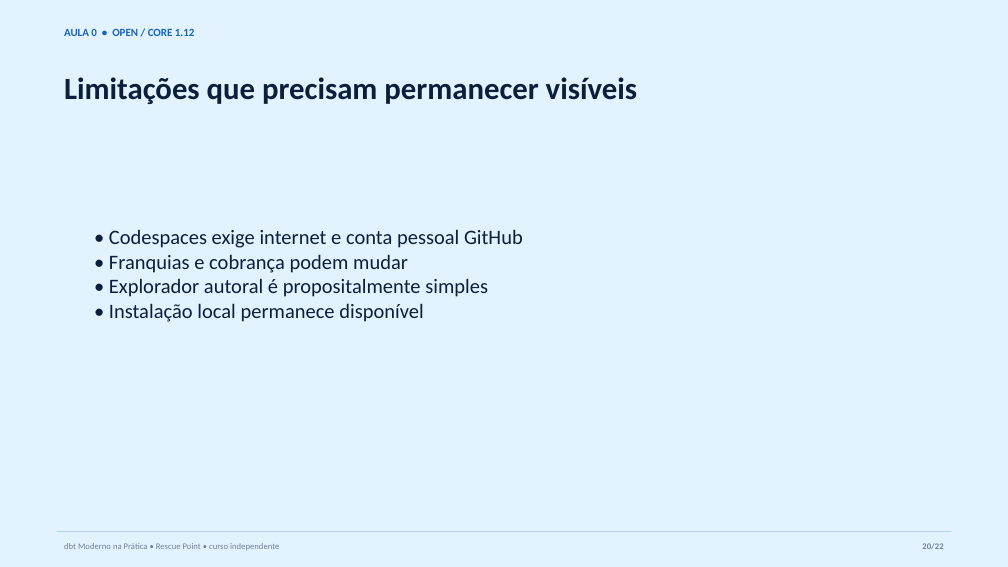
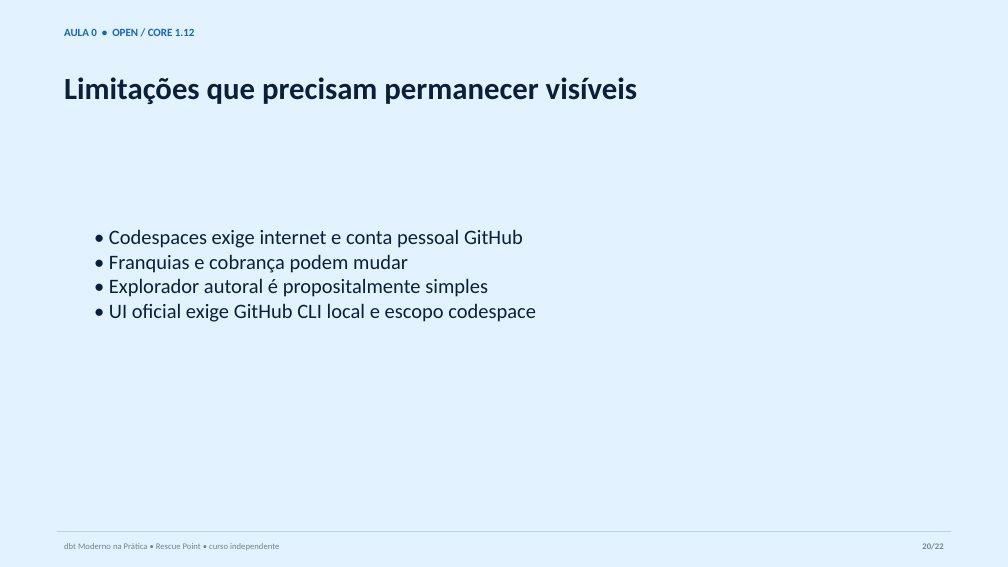
Before and after one commit to AnselmoBorges/dbt-moderno-na-pratica, a slide deck: slide 20 of assets/decks/aula-00-ambiente.pptx. Drawn at 1008x567 pixels with LibreOffice and Linux fonts; fonts in the diff are those of the drawing. Boxes give left, top, right and bottom in pixels: in the first picture for what was removed or moved away, otherwise in the second. Text is boxed around its words. In the diff, an @@ line names an element or a change of style, - is before the commit and + after.

```diff
--- a/assets/decks/aula-00-ambiente.pptx
+++ b/assets/decks/aula-00-ambiente.pptx
@@ text at (x1=109, y1=303, x2=536, y2=322): text changed @@
-• Instalação local permanece disponível
+• UI oficial exige GitHub CLI local e escopo codespace
```
Also in this commit, not shown: 3 other slides changed, 3 other files.
